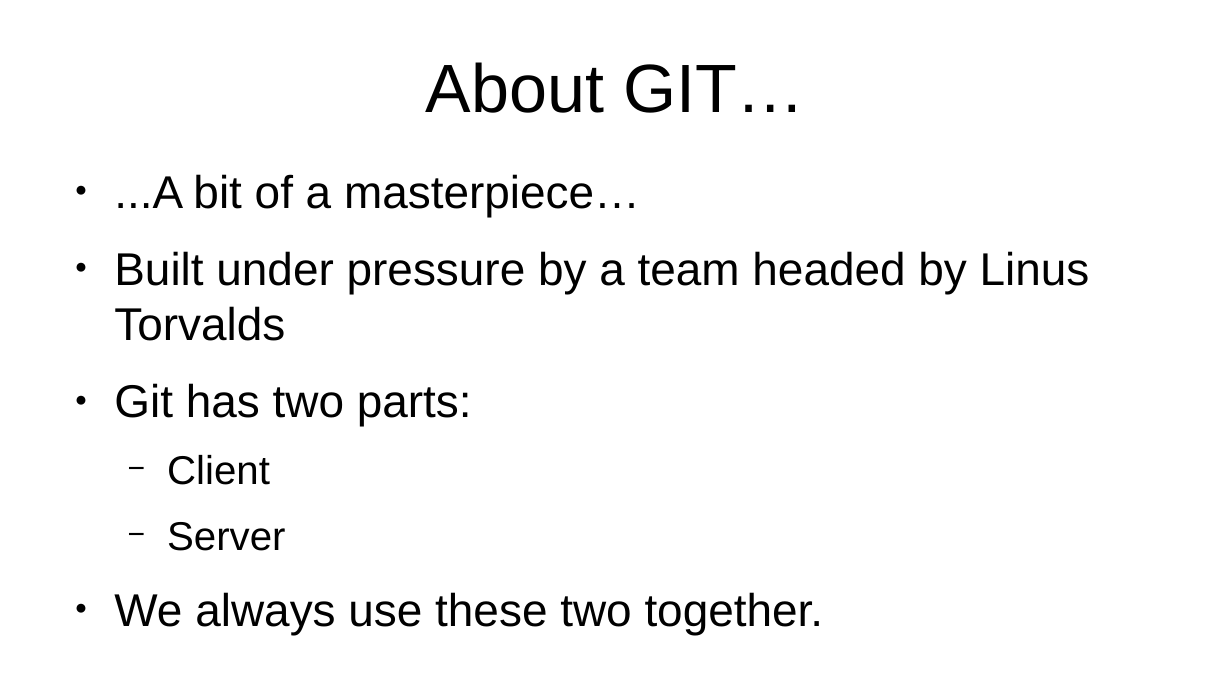
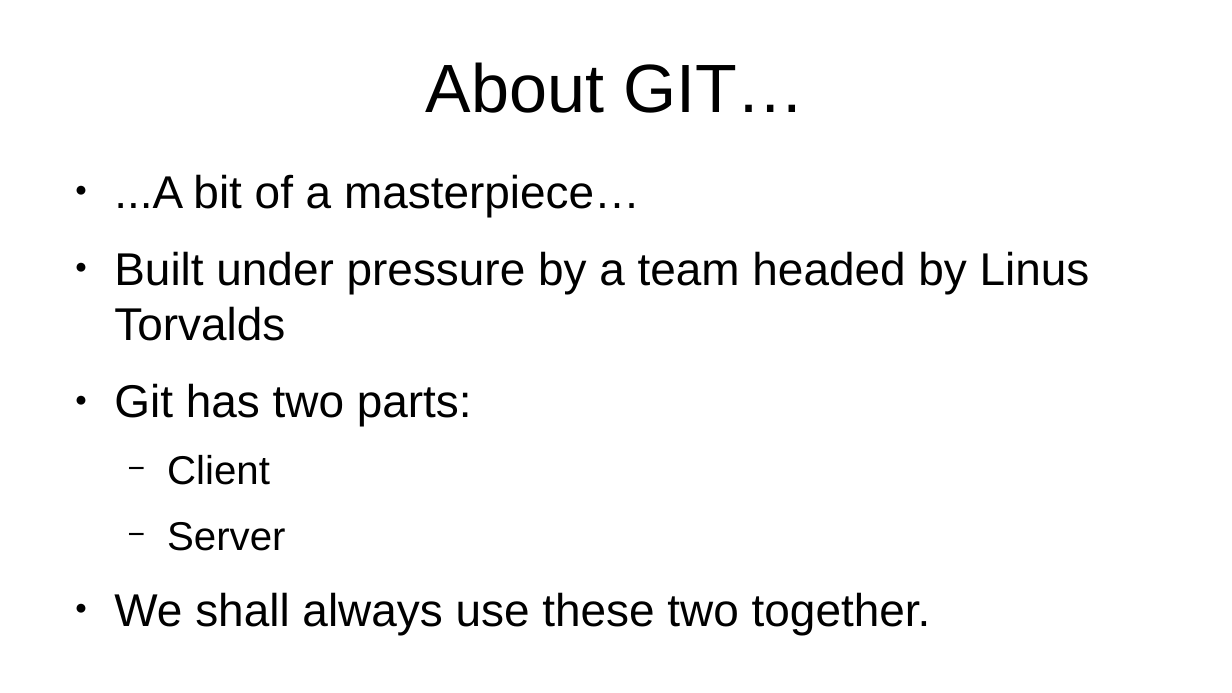
Before and after one commit to flintiii/TenStatementGit, a slide deck: slide 7 of vm_workshop_presentation.odp (slide 6 before the commit). Drawn at 1232x693 pixels with LibreOffice and Linux fonts; fonts in the diff are those of the drawing. Boxes give left, top, right and bottom in pixels: in the first picture for what was removed or moved away, otherwise in the second. Text is boxed around its words. In the diff, an @@ line names an element or a change of style, - is before the commit and + after.

```diff
--- a/vm_workshop_presentation.odp
+++ b/vm_workshop_presentation.odp
@@ text at [114,592,931,635]: text changed @@
-● We always use these two together.
+● We shall always use these two together.
```
Also in this commit, not shown: 5 other slides changed, 20 slides added, 16 slides removed.
